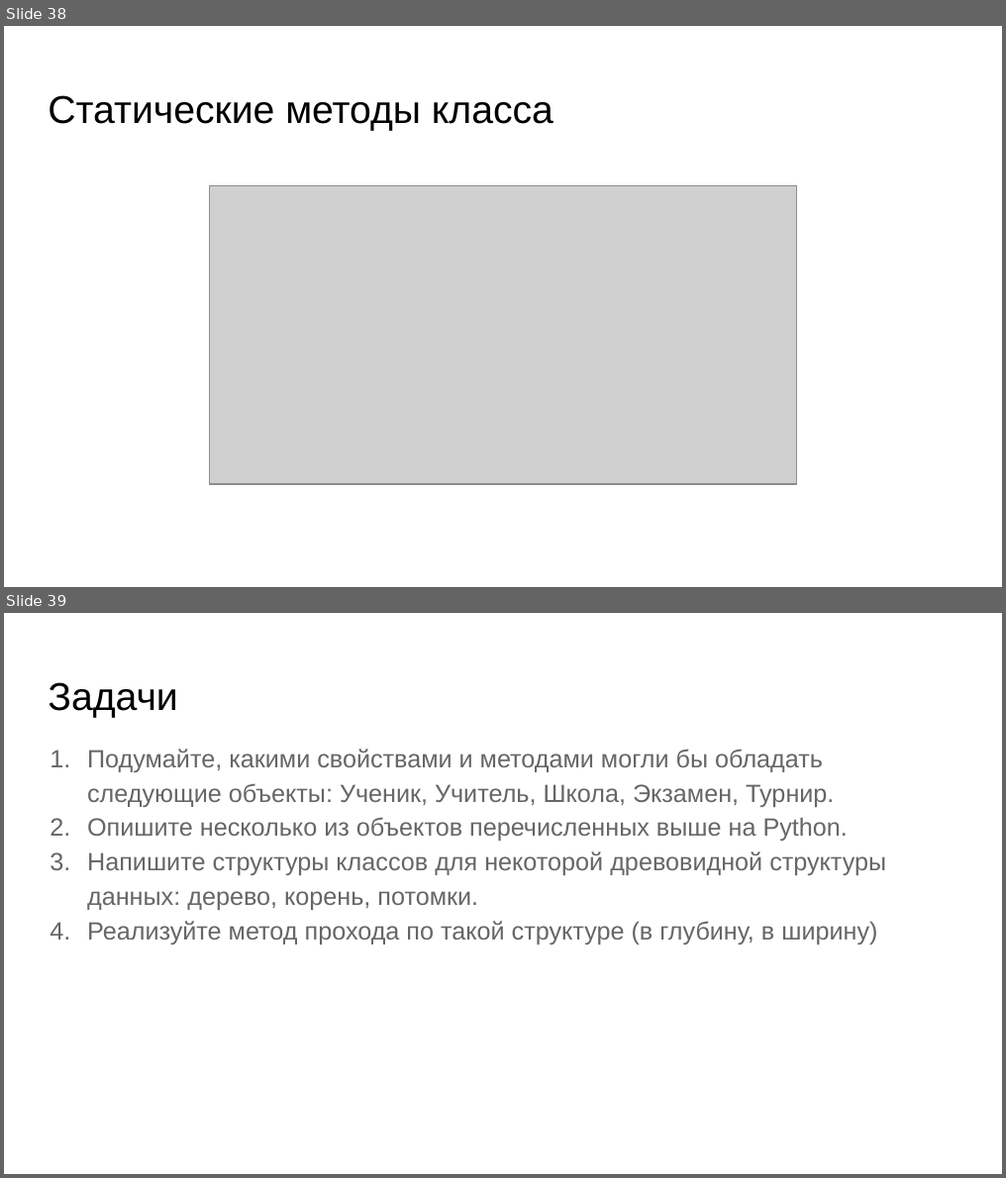
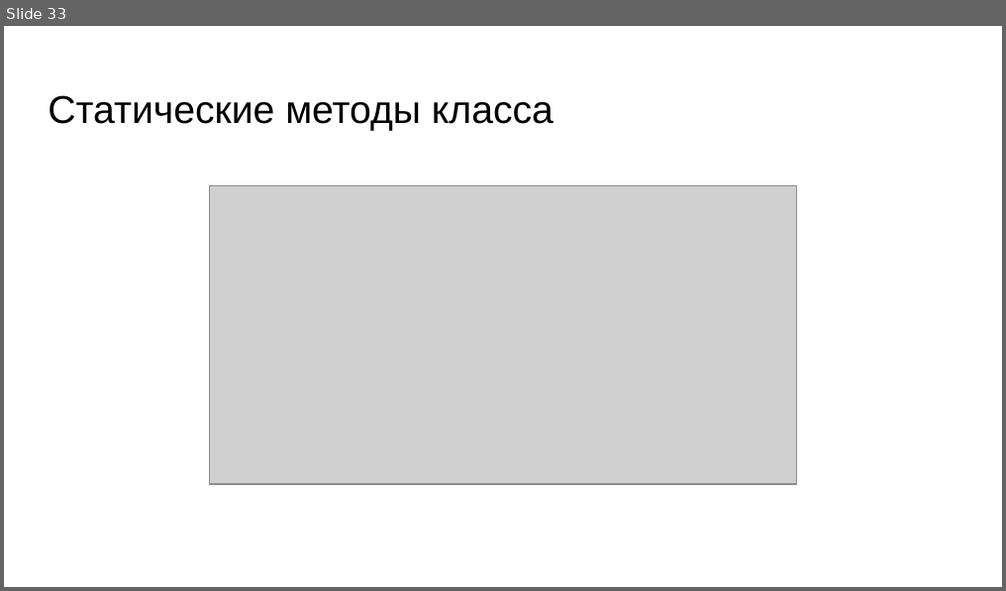
Before and after one commit to Daterdum/python-course, a slide deck: Lection 5/Лекция 5.pptx. Shown one above the other, each under a label of ours: slides 38 and 39 before the commit, slide 33 after it. The pictures are 1006x1178 and 1006x591 pixels, drawn with LibreOffice and Linux fonts; fonts in the diff are those of the drawing; grey boxes stand for pictures. Boxes give left, top, right and bottom in pixels: in the first picture for what was removed or moved away, otherwise in the second. Text is boxed around its words. In the diff, an @@ line names an element or a change of style, - is before the commit and + after.

```diff
--- a/Lection 5/Лекция 5.pptx
+++ b/Lection 5/Лекция 5.pptx
@@ slide 39 removed at <box>4,613,1002,1174</box>, background #FFFFFF @@
@@ title removed at <box>48,682,177,718</box> @@
-Задачи
@@ text removed at <box>87,749,886,945</box> @@
-1. Подумайте, какими свойствами и методами могли бы обладать следующие объекты: Ученик, Учитель, Школа, Экзамен, Турнир.
-2. Опишите несколько из объектов перечисленных выше на Python.
-3. Напишите структуры классов для некоторой древовидной структуры данных: дерево, корень, потомки.
-4. Реализуйте метод прохода по такой структуре (в глубину, в ширину)
@@ what was slide 38 is now slide 33 @@
```
Also in this commit, not shown: 1 slide changed, 7 other slides removed, 1 other file.
